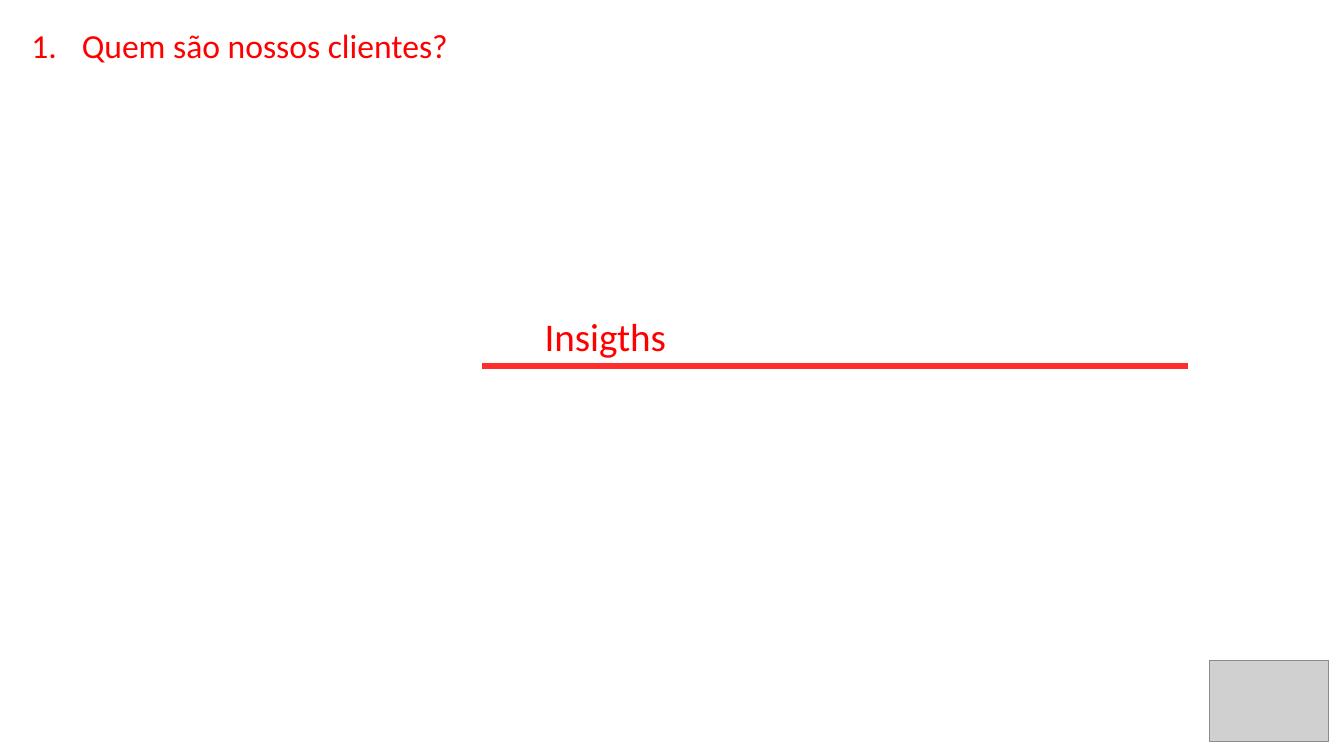
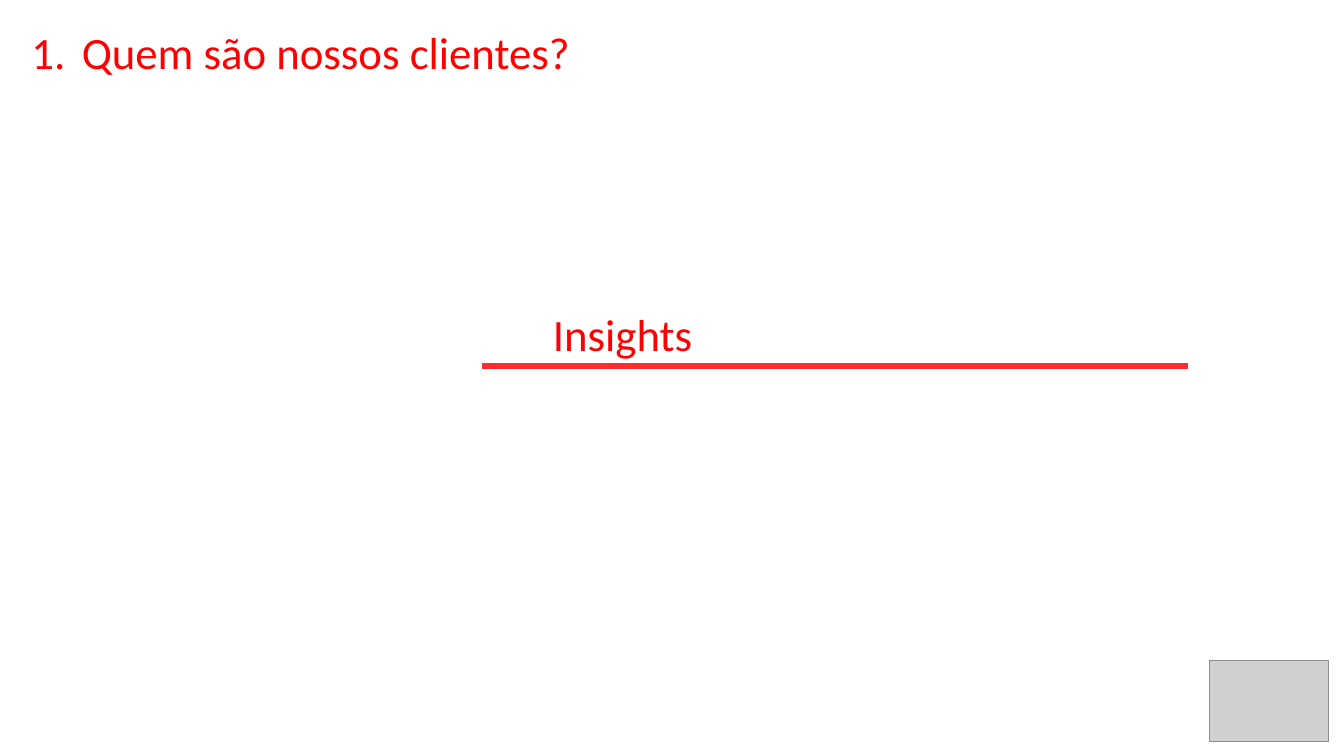
Before and after one commit to Danielgmelo/ifood, a slide deck: slide 15 of my_project/iFood CRM Data Analyst Case.pptx. Drawn at 1344x756 pixels with LibreOffice and Linux fonts; fonts in the diff are those of the drawing; grey boxes stand for pictures. Boxes give left, top, right and bottom in pixels: in the first picture for what was removed or moved away, otherwise in the second. Text is boxed around its words. In the diff, an @@ line names an element or a change of style, - is before the commit and + after.

```diff
--- a/my_project/iFood CRM Data Analyst Case.pptx
+++ b/my_project/iFood CRM Data Analyst Case.pptx
@@ text "Quem são nossos clientes?" at (82, 38, 570, 75): size 24 to 32 pt @@
@@ text at (553, 320, 692, 359): text changed; size 28 to 32 pt @@
-Insigths
+Insights
```
Also in this commit, not shown: 27 other slides changed, 1 other file.
